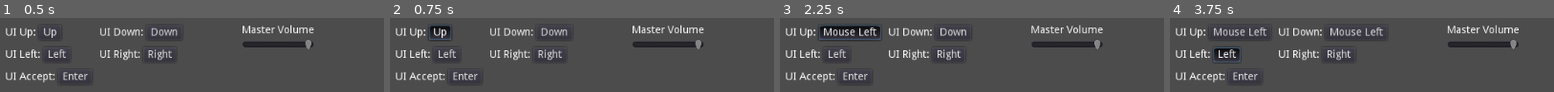
Above: before the commit, frames 1-4 (left to right).
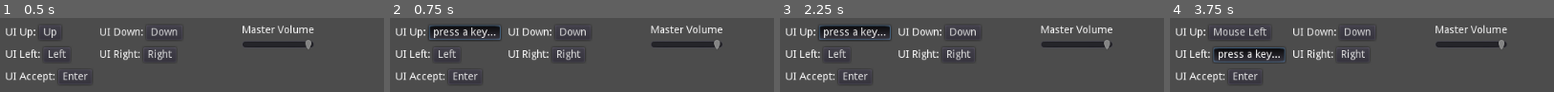
Above: after the commit, the same moments.

Repository: GodotWildJam/gwj-accessibility-scripts
Game: Godot game, scene res://src/options/options_menu_example.tscn
Two runs of this game, one before a commit and one after it. Both use one fixed random seed, a clock stepped at 60 frames per second and the inputs below. The project has no main scene, so this scene is started directly.
Inputs (mouse positions are in pixels of both pictures, inside the frame that each line leads up to):
- Up to frame 1 (0.5 s): no input
- Up to frame 2 (0.75 s): click "Up" at 0.5 s
- Up to frame 3 (2.25 s): click (852, 32) at 1.25 s, where only the run after the commit has a clickable "press a key..."; click "Mouse Left" at 2 s
- Up to frame 4 (3.75 s): click "Down" at 2.75 s; click "Left" at 3.5 s

Frame 1 is identical in both runs. In frame 2, 8.0% of the frame differs, in the area x 11-87%, y 8-58%; in frame 3, 6.2%; in frame 4, 7.5%.

Commit message:
Fixed the bug where you could not bind an action using a hotkey applied to ui_select or ui_accept (defaults of a Godot project)

Diff:
--- a/Motor/Basic/mappable-keys/src/options/rebindable_action.gd
+++ b/Motor/Basic/mappable-keys/src/options/rebindable_action.gd
@@ -2,8 +2,6 @@
 
 # Set this string to the name of the action in the InputMap
 export(String) var action
-
-var _editing = false
 
 
 func _ready():
@@ -11,26 +9,28 @@
 
 
 func _input(input_event: InputEvent) -> void:
-	if _editing and not input_event is InputEventMouseMotion:
-		InputMap.action_erase_events(action)
-		InputMap.action_add_event(action, input_event)
-
-		_update_button_text(input_event)
-		_editing = false
-		pressed = false
+	if pressed and not input_event is InputEventMouseMotion:
+		if not input_event.is_pressed():
+			pressed = false
+			release_focus()
+			InputMap.action_erase_events(action)
+			InputMap.action_add_event(action, input_event)
+			_update_button_text(input_event)
+			grab_focus()
 
 
 func _update_button_text(input_event: InputEvent) -> void:
 	if input_event is InputEventMouseButton:
-			if input_event.button_index == BUTTON_LEFT:
-				text = "Mouse Left"
-			elif input_event.button_index == BUTTON_RIGHT:
-				text = "Mouse Right"
-			elif input_event.button_index == BUTTON_MIDDLE:
-				text = "Mouse Middle"
+		if input_event.button_index == BUTTON_LEFT:
+			text = "Mouse Left"
+		elif input_event.button_index == BUTTON_RIGHT:
+			text = "Mouse Right"
+		elif input_event.button_index == BUTTON_MIDDLE:
+			text = "Mouse Middle"
 	else:
 		text = input_event.as_text()
 
 
-func _on_Button_pressed() -> void:
-	_editing = true
+func _on_Button_toggled(button_pressed):
+	if button_pressed:
+		text = "press a key..."
--- a/Motor/Basic/mappable-keys/src/options/rebindable_action.tscn
+++ b/Motor/Basic/mappable-keys/src/options/rebindable_action.tscn
@@ -13,4 +13,4 @@
 }
 action = "ui_select"
 
-[connection signal="pressed" from="." to="." method="_on_Button_pressed"]
+[connection signal="toggled" from="." to="." method="_on_Button_toggled"]
